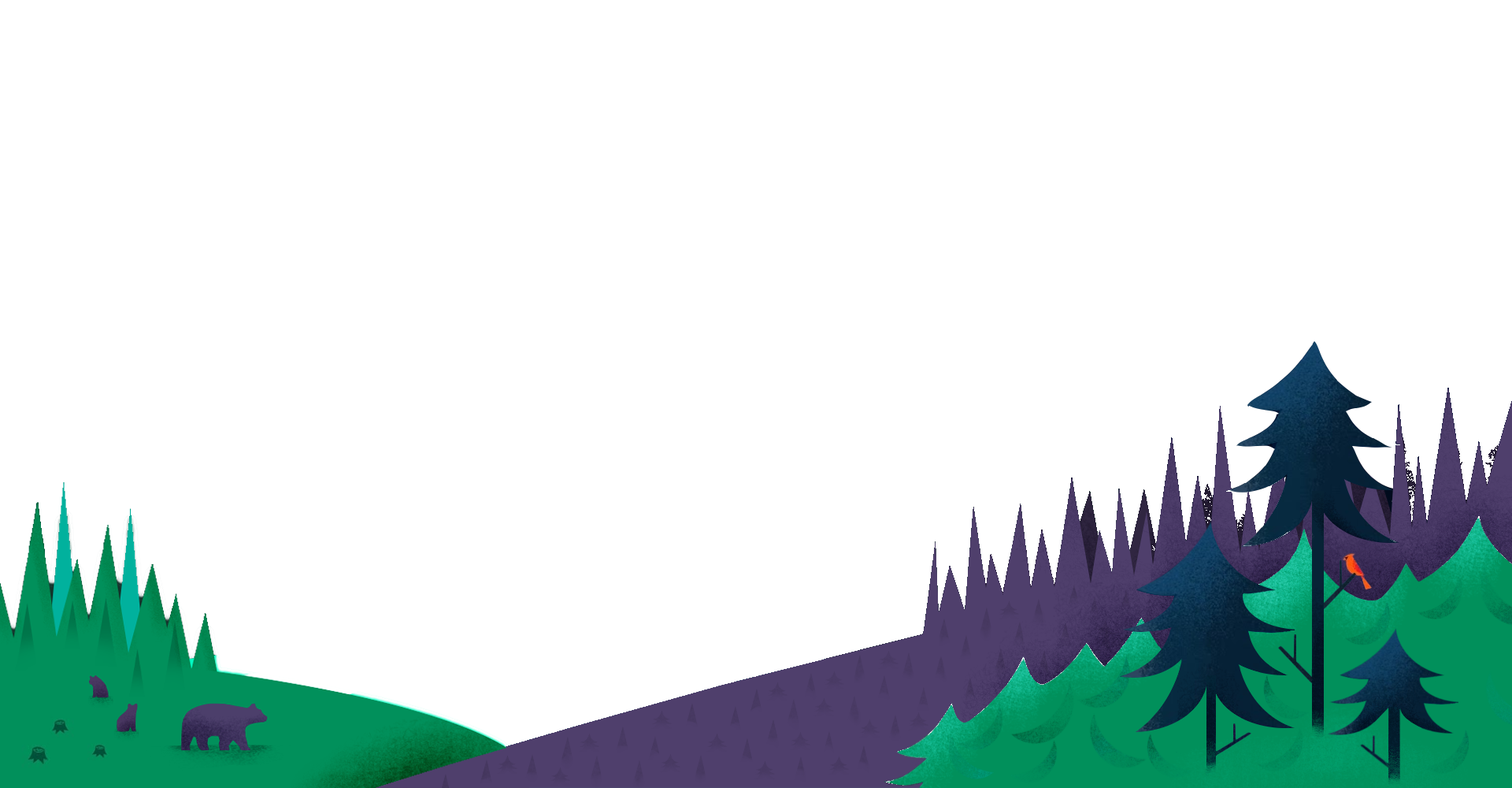
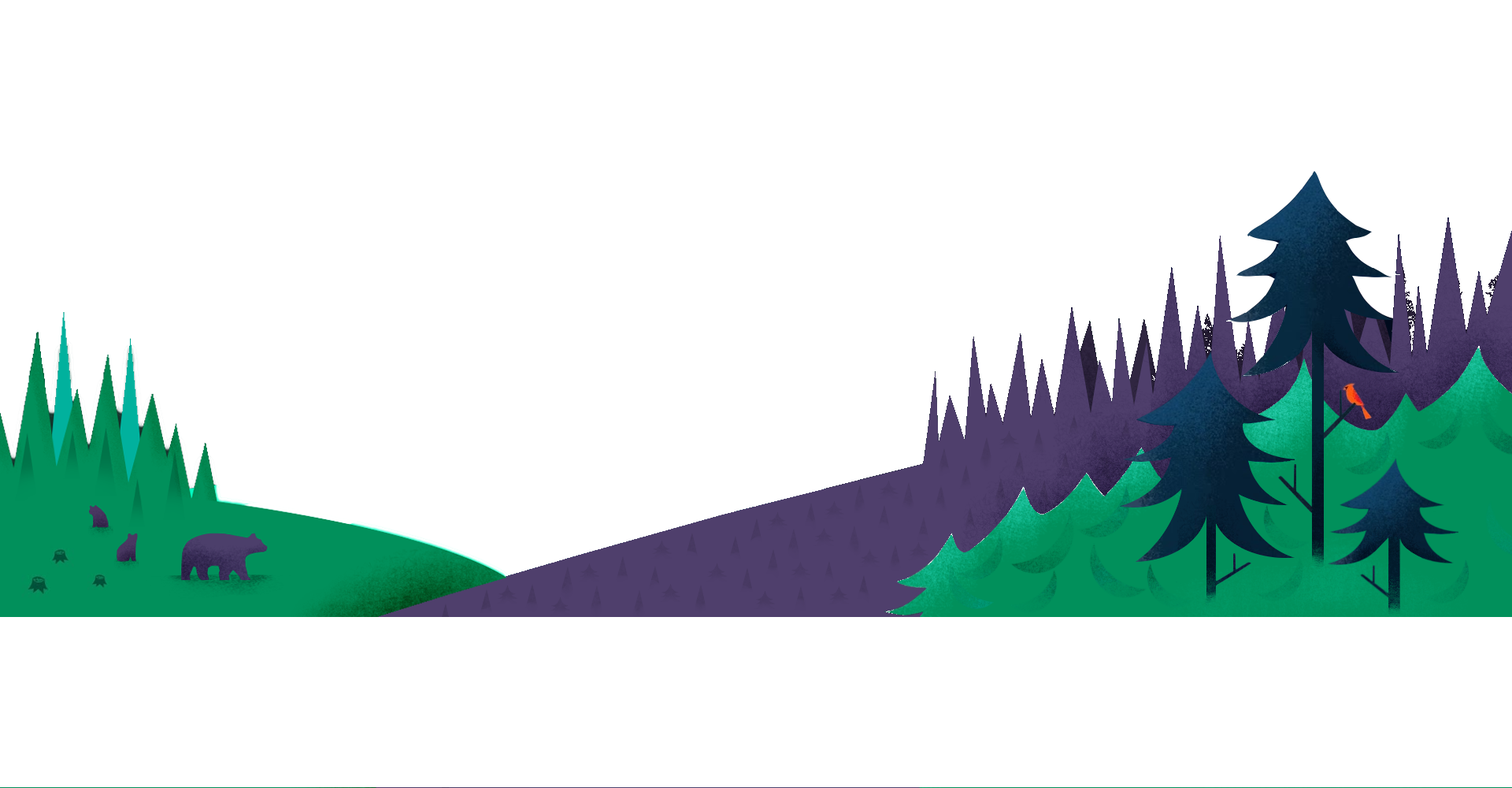
Before/after of a 1512 x 788 layered artwork. What changed in the layer stack:
painted on "Layer 2" over [0, 170, 1512, 787]
painted on "Layer 1" over [0, 341, 1512, 787]
